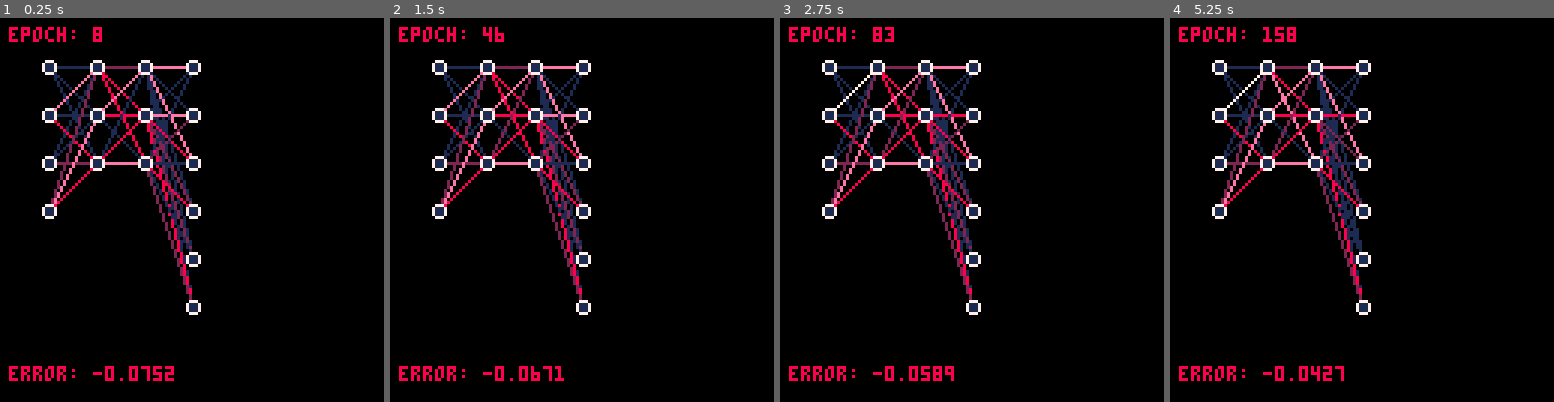
Above: before the commit, frames 1-4 (left to right).
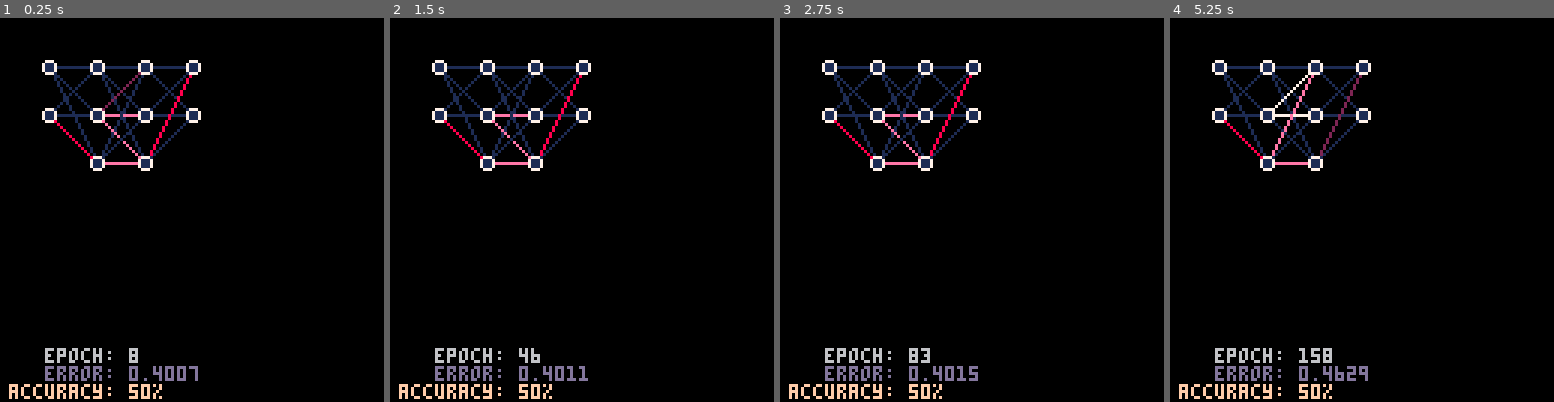
Above: after the commit, the same moments.

Repository: learnb/pico-learn
Game: PICO-8 cartridge pico-learn.p8
The game is run twice, just before and just after one commit, with the same random seed, the same clock (stepped at 60 frames per second) and the same inputs.
Inputs:
- Up to frame 1 (0.25 s): no input
- Up to frame 2 (1.5 s): no input
- Up to frame 3 (2.75 s): no input
- Up to frame 4 (5.25 s): no input

The runs differ from the first frame. In frame 1, 7.2% of the frame differs, in the area x 2-53%, y 2-100%; in frame 2, 7.4%; in frame 3, 7.5%; in frame 4, 7.6%.

Commit message:
added accuracy function, still buggy; added ui changes

Diff:
--- a/pico-learn.p8
+++ b/pico-learn.p8
@@ -11,38 +11,65 @@
 
     --net = fcnn:new({3,5,5,3})
     --draw_nn(net)
-    num_inputs=4
-    num_outputs=6
+
+    --num_inputs=4
+    --num_outputs=6
+    num_inputs=2
+    num_outputs=2
 
     net=nn:new()
     net:add_layer(layer:new(num_inputs,3,"tanh"))
     net:add_layer(layer:new(3,3,"sigmoid"))
     net:add_layer(layer:new(3,num_outputs,"sigmoid"))
 
+    --net:add_layer(layer:new(num_inputs,3,"tanh"))
+    --net:add_layer(layer:new(3,3,"sigmoid"))
+    --net:add_layer(layer:new(3,num_outputs,"sigmoid"))
+
     output={}
     output=net:feedforward(np_rand_vec(num_inputs))
 
     -- configure training
     learing_rate=0.3
-    epochs = 1000
+    epochs = 10000
     num_samples = 100
 
-    -- generate test data
-    x = {}
-    y = {}
-    for s=1,num_samples do -- each input sample
-        x[s]={}
-        for i=1,num_inputs do -- each input
-            x[s][i]=rnd()
-        end
-        y[s]={}
-        for l=1,num_outputs do -- each label
-            y[s][l]=rnd()
-        end
-    end
+    -- generate random test data
+    --x = {}
+    --y = {}
+    --for s=1,num_samples do -- each input sample
+    --    x[s]={}
+    --    for i=1,num_inputs do -- each input
+    --        x[s][i]=rnd()
+    --    end
+    --    y[s]={}
+    --    for l=1,num_outputs do -- each label
+    --        y[s][l]=rnd()
+    --    end
+    --end
+
+    -- define dataset for logical 'and'
+    --x={{0,0},{0,1},{1,0},{1,1}}
+    --y={{1,0},{1,0},{1,0},{0,1}}
+
+
+    -- define simple dataset
+    --x={{0,0},{0,1},{1,0},{1,1}}
+    --y={{0,0},{0,1},{1,0},{1,1}}
+
+
+    -- define simple dataset
+    x={{0,0},{0,1},{1,0},{1,1}}
+    y={{1,1},{1,0},{0,1},{0,0}}
+
+
+    num_samples=4
 
     prev_sample=1
     prev_epoch=-1
+
+    errors={}
+    done_training=false
     -- train
     --net:train(x,y,learing_rate,epochs)
 end
@@ -53,12 +80,16 @@
     if ((net.epoch>prev_epoch) and (net.epoch<epochs)) then -- ready for next epoch
         prev_epoch=net.epoch
         net:train_step(x[prev_sample],y[prev_sample],learing_rate)
-        net:mse(y[1],x[1])
-        if (prev_sample<num_samples) then
+        add(errors, net:mse(y[1],x[1]))
+        if (prev_sample<num_samples) then -- continue batch
             prev_sample+=1
-        else
+        else -- batch complete
             prev_sample=1
-        end
+            net:accuracy(x, y)
+        end
+    elseif (net.epoch>=epochs and not(done_training)) then -- training over
+        done_training=true
+        net:accuracy(x, y)
     end
 end
 function _draw()
@@ -155,6 +186,7 @@
     this.layers={}
     this.epoch=0
     this.error=0.0
+    this.acc=0.0
 
     self.__index=self
     setmetatable(this,self)
@@ -212,6 +244,15 @@
         -- apply update: w += delta*x*lr
         self.layers[l]:update(_in,self.layers[l].delta,lr)
     end
+end
+-- accuracy between predicted and true labels
+function nn:accuracy(y_pred,y_true)
+    local mean=0
+    for i=1,#y_pred do -- each sample
+        if (nn:predict(y_pred[i])==np_argmax(y_true[i])) then mean+=1 end
+    end
+    self.acc=mean/#y_pred
+    return self.acc
 end
 -- mean square error
 -- y: input vector, 1-d array
@@ -283,8 +324,10 @@
             circ((lindx+1)*pad,c*pad, radius, graph_lib.heat_pal[5])
         end
     end
-    print("epoch: "..self.epoch, 3,3, 8)
-    print("error: "..self.error, 3,116, 8)
+    --print("epoch: "..self.epoch, 3,3, 8)
+    print("epoch: "..self.epoch, 15,110, 6)
+    print("error: "..self.error, 15,116, 13)
+    print("accuracy: "..(self.acc*100).."%", 3,122, 15)
 end
 layer={}
 -- constructor for nn layer
@@ -337,28 +380,30 @@
 function layer:update(_input,_output,_lr)
     for i=1,#_input do
         for o=1,#_output do
-            self.weights[i][o]+=_output[o]*_input[i]*_lr
+            local d = _output[o]*_input[i]*_lr
+            self.weights[i][o]=mid(-5, self.weights[i][o]+d, 5) -- clamp (-5, 5)
+            --self.weights[i][o]+=d
         end
     end
 end
 -->8
 -- num-pico lib
--- returns a n-by-m array with random values (0,1)
+-- returns a n-by-m array with random values (-1,1)
 function np_rand_mat(_n,_m)
     local a={}
     for i=1,_n do -- each row
         a[i]={}
         for j=1,_m do -- each col
-            a[i][j]=rnd()
+            a[i][j]=rnd(2)-1
         end
     end
     return a
 end
--- returns a n-dim array with random values (0,1)
+-- returns a n-dim array with random values (-1,1)
 function np_rand_vec(_n)
     local a={}
     for i=1,_n do
-        a[i]=rnd()
+        a[i]=rnd(2)-1
     end
     return a
 end
